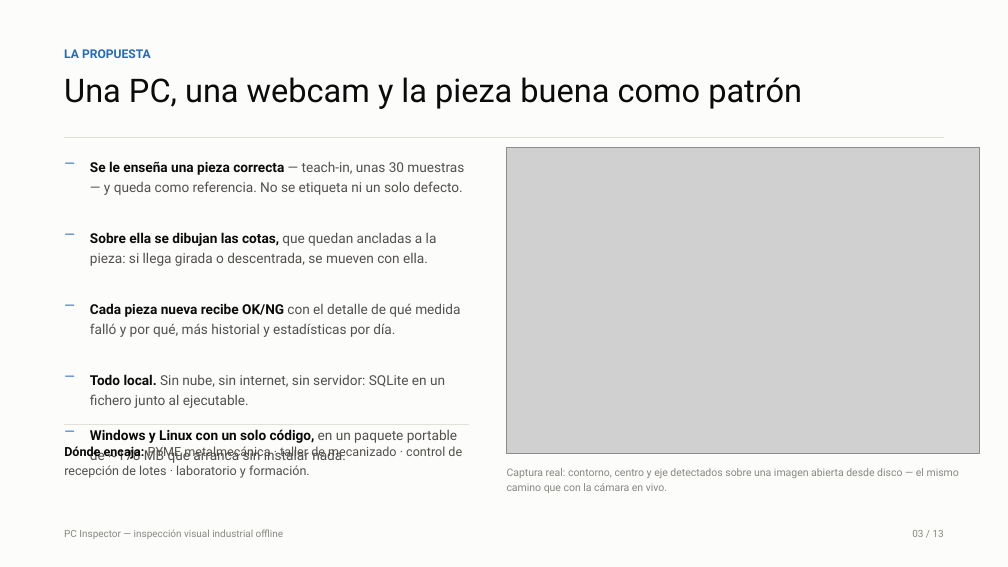
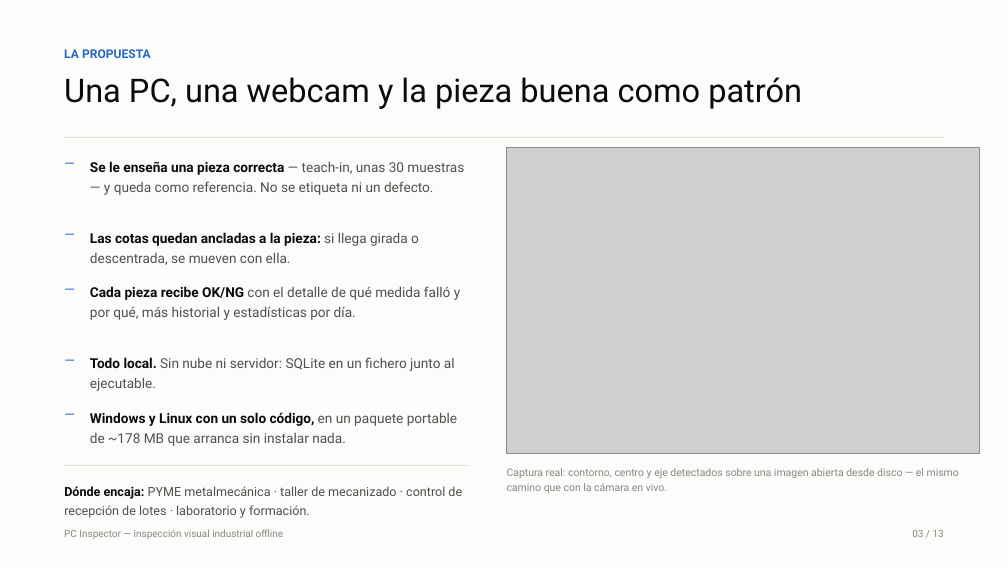
Before and after one commit to gelazog/ML-Piece-detector-V2, a slide deck: slide 3 of PC_Inspector_presentacion.pptx. Drawn at 1008x567 pixels with LibreOffice and Linux fonts; fonts in the diff are those of the drawing; grey boxes stand for pictures. Boxes give left, top, right and bottom in pixels: in the first picture for what was removed or moved away, otherwise in the second. Text is boxed around its words. In the diff, an @@ line names an element or a change of style, - is before the commit and + after.

```diff
--- a/PC_Inspector_presentacion.pptx
+++ b/PC_Inspector_presentacion.pptx
@@ text at bbox=[90, 161, 464, 195]: text changed @@
-Se le enseña una pieza correcta — teach-in, unas 30 muestras — y queda como referencia. No se etiqueta ni un solo defecto.
+Se le enseña una pieza correcta — teach-in, unas 30 muestras — y queda como referencia. No se etiqueta ni un defecto.
@@ text at bbox=[90, 232, 419, 265]: text changed @@
-Sobre ella se dibujan las cotas, que quedan ancladas a la pieza: si llega girada o descentrada, se mueven con ella.
+Las cotas quedan ancladas a la pieza: si llega girada o descentrada, se mueven con ella.
@@ 4 texts: place and size @@
-4 texts at bbox=[64, 297, 457, 463]
+4 texts at bbox=[64, 281, 457, 446]
@@ text at bbox=[90, 286, 460, 320]: text changed @@
-Cada pieza nueva recibe OK/NG con el detalle de qué medida falló y por qué, más historial y estadísticas por día.
+Cada pieza recibe OK/NG con el detalle de qué medida falló y por qué, más historial y estadísticas por día.
@@ text at bbox=[90, 357, 455, 391]: text changed @@
-Todo local. Sin nube, sin internet, sin servidor: SQLite en un fichero junto al ejecutable.
+Todo local. Sin nube ni servidor: SQLite en un fichero junto al ejecutable.
@@ line moved from (64, 425) - (469, 425) to (64, 465) - (469, 465) @@
@@ text "Dónde encaja: PYME metalmecánica · ...": place and size @@
-text "Dónde encaja: PYME metalmecánica · ..." at bbox=[64, 446, 462, 478]
+text "Dónde encaja: PYME metalmecánica · ..." at bbox=[64, 486, 462, 518]
```
Also in this commit, not shown: 4 other files.
